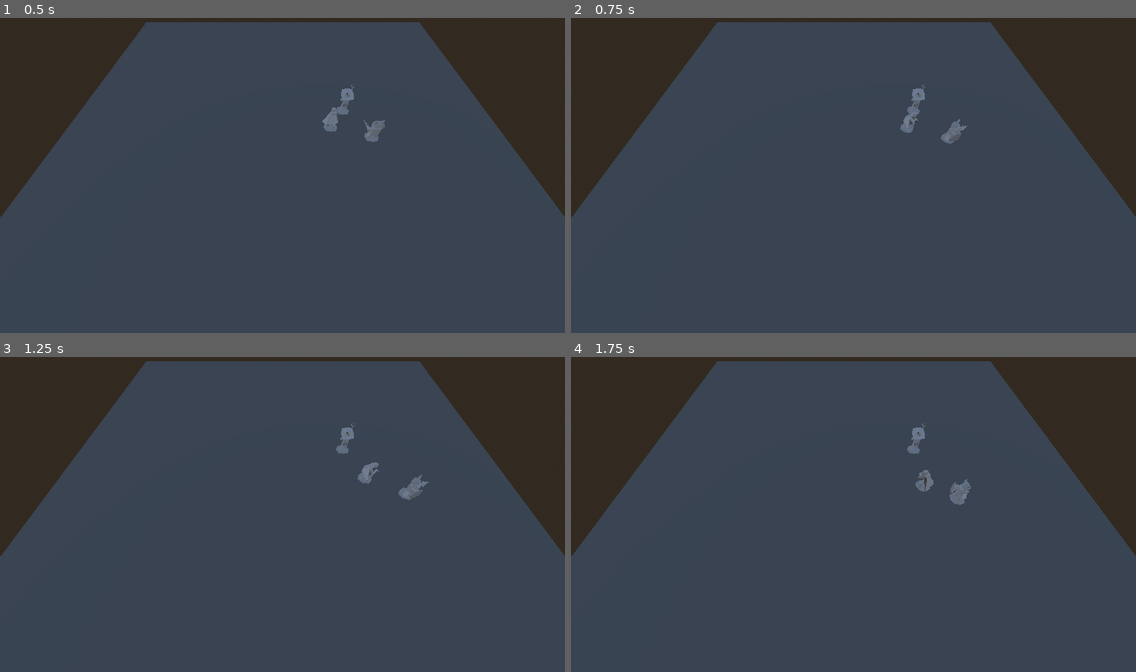
Above: before the commit, frames 1-4 (two rows, left to right).
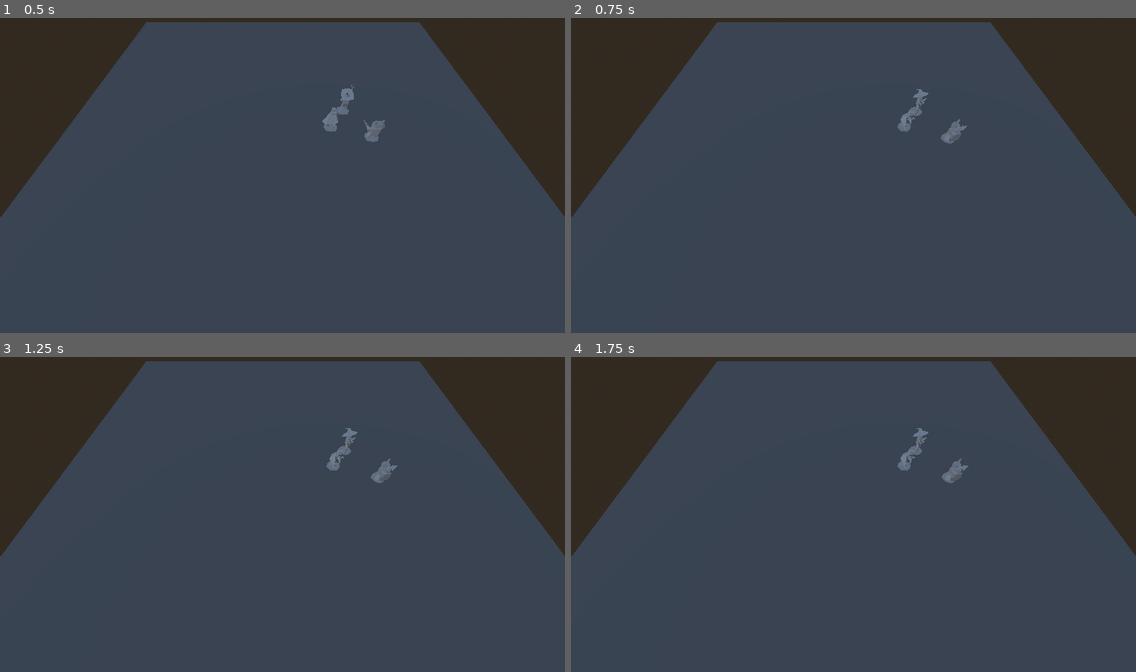
Above: after the commit, the same moments.

Repository: Jollista/Brackeys-Jam-2024.1
Game: Godot game, scene res://Combat/Test/combat_test.tscn
Two runs of this game, one before a commit and one after it. Both use one fixed random seed, a clock stepped at 60 frames per second and the inputs below. The project has no main scene, so this scene is started directly.
Inputs (mouse positions are in pixels of both pictures, inside the frame that each line leads up to):
- Up to frame 1 (0.5 s): no input
- Up to frame 2 (0.75 s): tap Enter at 0.5 s; move the mouse to (977, 159) at 0.52 s; click (977, 159) at 0.6 s
- Up to frame 3 (1.25 s): no input
- Up to frame 4 (1.75 s): move the mouse to (740, 530) at 1.27 s; click (740, 530) at 1.35 s

Frame 1 is identical in both runs. In frame 2, 0.2% of the frame differs, in the area x 57-64%, y 21-37%; in frame 3, 0.7%, in the area x 57-76%, y 21-46%; in frame 4, 0.7%.

Commit message:
Limiting movement, went a little insane earlier

Diff:
--- a/Characters/NewPlayerCharacter.gd
+++ b/Characters/NewPlayerCharacter.gd
@@ -6,6 +6,7 @@
 # navigation stuff
 @onready var nav_agent:NavigationAgent3D = $"NavigationAgent3D"
 var move_speed = 5
+var start_pos:Vector3
 
 # Called every frame. 'delta' is the elapsed time since the previous frame.
 func _process(delta):
@@ -14,18 +15,19 @@
 		return
 
 	move_to_point(delta, move_speed)
-	pass
 
 func move_to_point(delta, speed):
 	var target_pos = nav_agent.get_next_path_position()
-	print("non-player target_pos = ", target_pos)
 	var direction = global_position.direction_to(target_pos)
-	face_direction(target_pos)
-	print("direction ", direction)
-	print("times speed ", speed)
-	print("equals velocity", direction*speed)
-	velocity = direction * speed
-	move_and_slide()
+
+	if remaining_movement <= start_pos.distance_to(nav_agent.target_position):
+		# move as far as possible
+		pass
+	else:
+		remaining_movement -= start_pos.distance_to(nav_agent.target_position)
+		face_direction(target_pos)
+		velocity = direction * speed
+		move_and_slide()
 
 func face_direction(direction):
 	look_at(Vector3(direction.x, global_position.y, direction.z), Vector3.UP)
@@ -46,3 +48,4 @@
 
 		if result.has("position"):
 			nav_agent.target_position = result.position
+			start_pos = position
--- a/Combat/Test/combat_test.tscn
+++ b/Combat/Test/combat_test.tscn
@@ -60,3 +60,4 @@
 
 [node name="Morgan" parent="Party" instance=ExtResource("3_gdwep")]
 transform = Transform3D(1, 0, 0, 0, 1, 0, 0, 0, 1, 5.38721, 0.142093, -0.847035)
+my_turn = true
